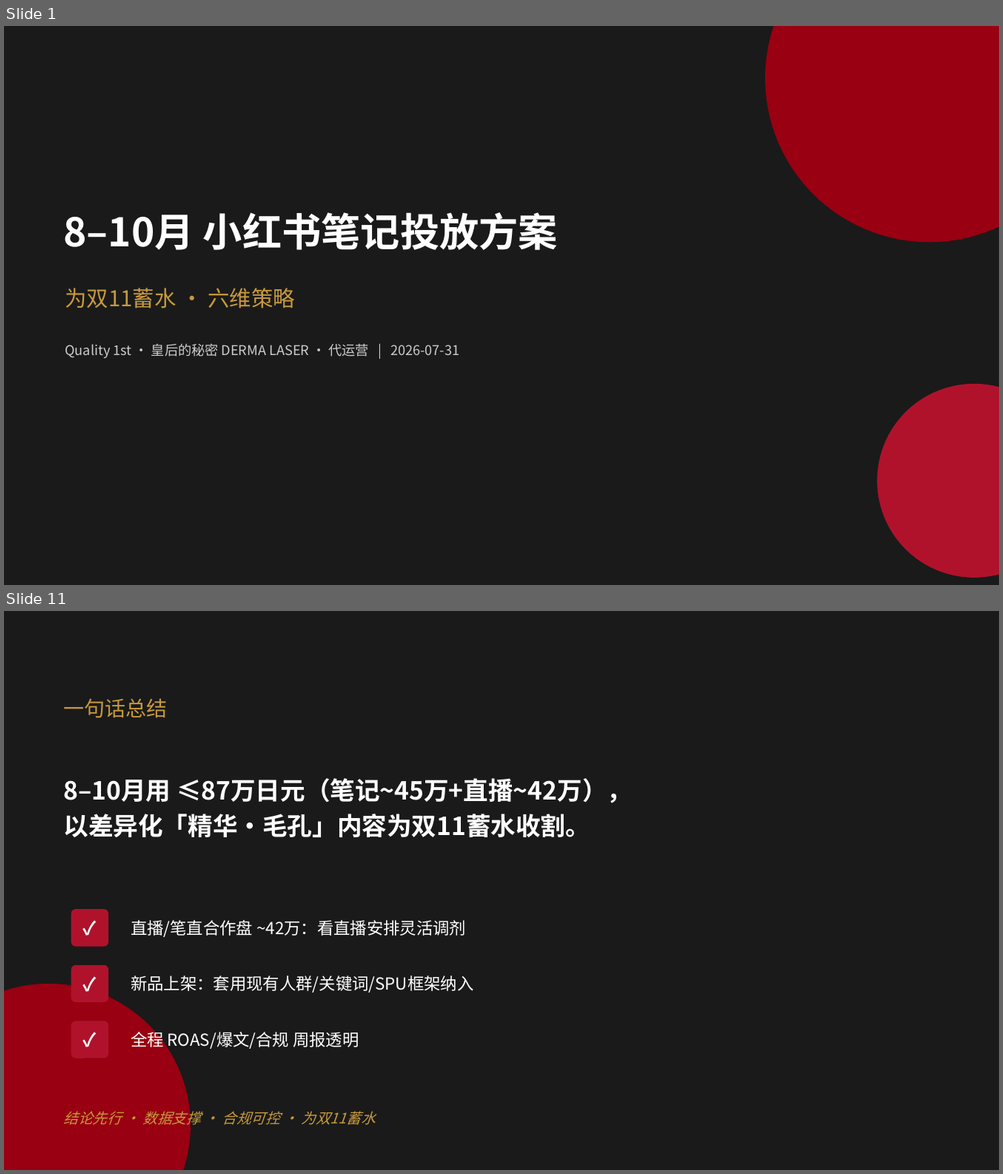
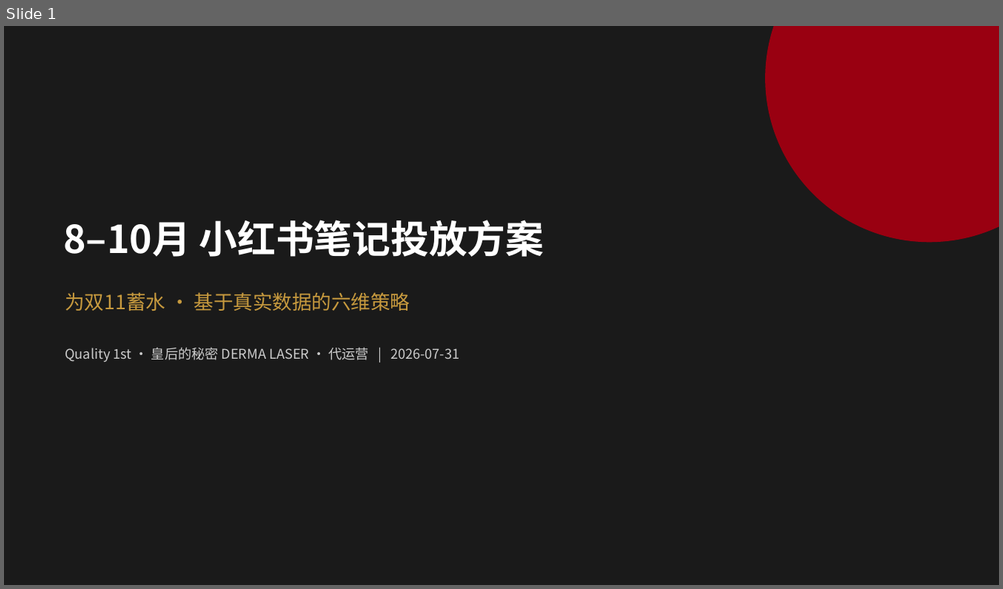
Before and after one commit to caowenwen-boop/-, a slide deck: docs/工作/04-营销推广/代运营-Quality1st/8-10月笔记投放/8-10月小红书笔记投放方案.pptx. Shown one above the other, each under a label of ours: slides 1 and 11 before the commit, slide 1 after it; the slides between them are not shown. The pictures are 1003x1174 and 1003x589 pixels, drawn with LibreOffice and Linux fonts; fonts in the diff are those of the drawing. Boxes give left, top, right and bottom in pixels: in the first picture for what was removed or moved away, otherwise in the second. Text is boxed around its words. In the diff, an @@ line names an element or a change of style, - is before the commit and + after.

```diff
--- a/docs/工作/04-营销推广/代运营-Quality1st/8-10月笔记投放/8-10月小红书笔记投放方案.pptx
+++ b/docs/工作/04-营销推广/代运营-Quality1st/8-10月笔记投放/8-10月小红书笔记投放方案.pptx
@@ slide 11 removed at bbox=[4, 611, 999, 1170], background #1A1A1A @@
@@ text removed at bbox=[63, 698, 167, 718] @@
-一句话总结
@@ text removed at bbox=[63, 778, 632, 837] @@
-8–10月用 ≤87万日元（笔记~45万+直播~42万），
-以差异化「精华·毛孔」内容为双11蓄水收割。
@@ rounded rectangle removed at bbox=[71, 909, 108, 947] @@
@@ text removed at bbox=[71, 909, 108, 947] @@
-✓
@@ text removed at bbox=[131, 920, 466, 937] @@
-直播/笔直合作盘 ~42万：看直播安排灵活调剂
@@ rounded rectangle removed at bbox=[71, 965, 108, 1002] @@
@@ text removed at bbox=[71, 965, 108, 1002] @@
-✓
@@ ellipse removed at bbox=[4, 984, 190, 1170] @@
@@ text removed at bbox=[131, 976, 473, 993] @@
-新品上架：套用现有人群/关键词/SPU框架纳入
@@ rounded rectangle removed at bbox=[71, 1022, 108, 1059] @@
@@ text removed at bbox=[71, 1022, 108, 1059] @@
-✓
@@ text removed at bbox=[131, 1030, 358, 1051] @@
-全程 ROAS/爆文/合规 周报透明
@@ text removed at bbox=[63, 1108, 375, 1128] @@
-结论先行 · 数据支撑 · 合规可控 · 为双11蓄水
@@ slide 1 changed as well @@
@@ text "8–10月 小红书笔记投放方案": place and size @@
-text "8–10月 小红书笔记投放方案" at bbox=[63, 212, 558, 250]
+text "8–10月 小红书笔记投放方案" at bbox=[63, 220, 544, 257]
@@ text "8–10月 小红书笔记投放方案" at bbox=[63, 220, 544, 257]: size 38 to 37 pt @@
@@ text at bbox=[65, 292, 410, 311]: text changed; size 21 to 19 pt @@
-为双11蓄水 · 六维策略
+为双11蓄水 · 基于真实数据的六维策略
@@ text "Quality 1st · 皇后的秘密 DERMA ...": place and size @@
-text "Quality 1st · 皇后的秘密 DERMA ..." at bbox=[65, 343, 459, 358]
+text "Quality 1st · 皇后的秘密 DERMA ..." at bbox=[65, 347, 459, 362]
@@ ellipse removed at bbox=[877, 384, 999, 578] @@
```
Also in this commit, not shown: 6 other slides changed, 5 slides added, 3 other slides removed, 2 other files.
